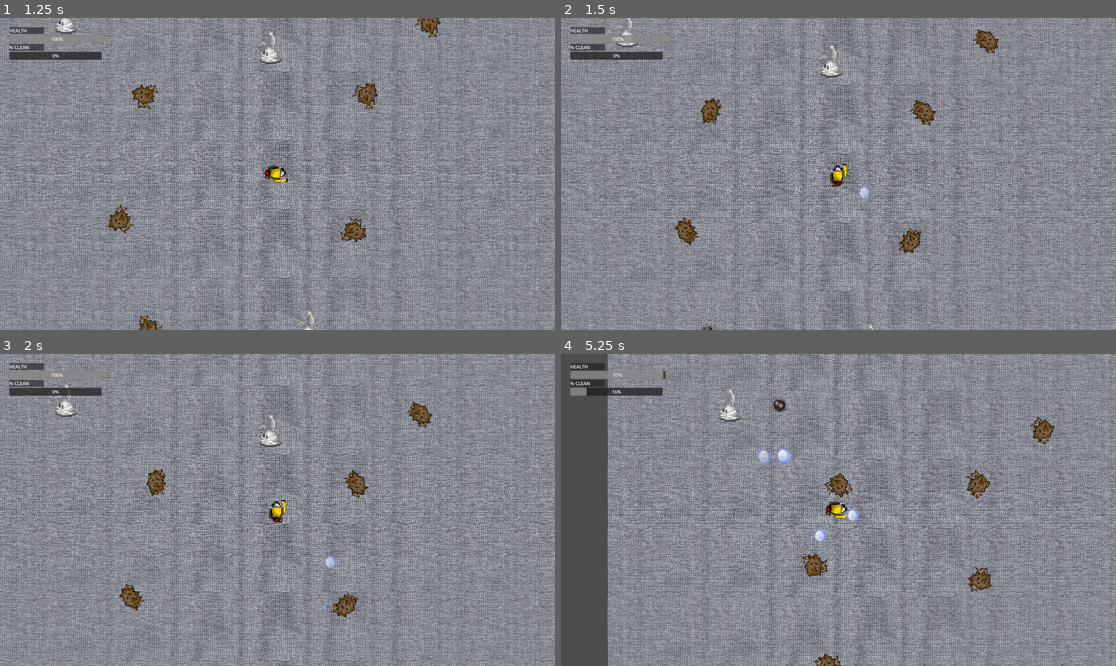
Above: before the commit, frames 1-4 (two rows, left to right).
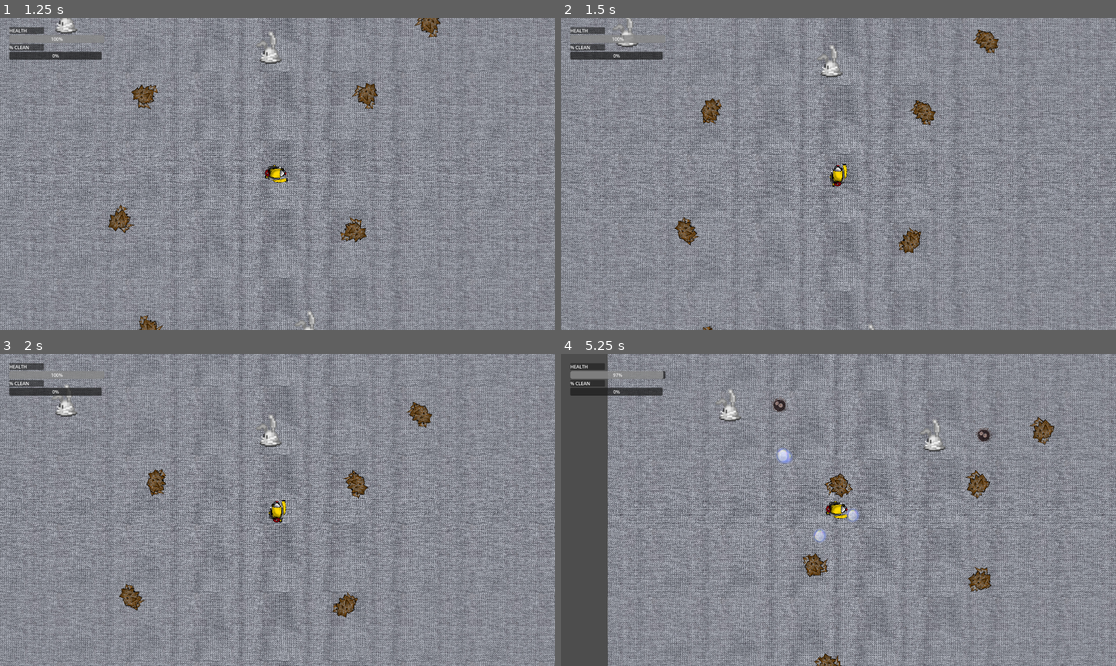
Above: after the commit, the same moments.

Repository: GGJ2025-Guac/GGJ2025
Game: Godot game, scene res://game_start.tscn
The game is run twice, just before and just after one commit, with the same random seed, the same clock (stepped at 60 frames per second) and the same inputs.
Inputs:
- Up to frame 1 (1.25 s): click "Start (A)" at 0.5 s
- Up to frame 2 (1.5 s): hold W (up) from 1.28 s (still down); hold Space (bubble) from 1.28 s (still down)
- Up to frame 3 (2 s): keep holding W (up); keep holding Space (bubble)
- Up to frame 4 (5.25 s): release Space (bubble) at 2.03 s; tap Space (bubble) at 2.1, 3.6, 5.1 s; release W (up) at 2.78 s; hold Space (bubble) 2.78-3.53 s; hold A (left) 2.78-4.28 s; hold S (down) 4.28-5.03 s; hold Space (bubble) 4.28-5.03 s; hold D (right) from 5.03 s (still down)

Frame 1 is identical in both runs. In frame 2, less than 0.1% of the frame differs, in the area x 53-56%, y 53-59%; in frame 3, less than 0.1%; in frame 4, 0.5%, in the area x 1-78%, y 10-61%.

Commit message:
lower main sound; remove double shoot

Diff:
--- a/testinggodot/cleaner.gd
+++ b/testinggodot/cleaner.gd
@@ -64,10 +64,6 @@
 	if event.is_action_released("bubble"):
 		shoot()
 
-func _input(event: InputEvent) -> void:
-	if Input.is_action_pressed("bubble"):
-		shoot()
-
 func shoot():
 	create_bubble()
 	play_shoot_sound()
--- a/testinggodot/main.gd
+++ b/testinggodot/main.gd
@@ -5,7 +5,7 @@
 
 @onready var hud: HUD = $HUD
 
-@onready var audio_player: AudioStreamPlayer2D = $MainBGPlayer
+@onready var audio_player: AudioStreamPlayer = $MainBGPlayer
 
 # based on number of dirt (25) + dust bunnies (50)
 # hard-coded for now
--- a/testinggodot/main.tscn
+++ b/testinggodot/main.tscn
@@ -67,8 +67,9 @@
 
 [node name="HUD" parent="." instance=ExtResource("8_2wy5i")]
 
-[node name="MainBGPlayer" type="AudioStreamPlayer2D" parent="."]
+[node name="MainBGPlayer" type="AudioStreamPlayer" parent="."]
 stream = ExtResource("9_np5wb")
-parameters/looping = true
+volume_db = -10.0
+autoplay = true
 
 [connection signal="tree_exiting" from="." to="." method="_on_tree_exiting"]
